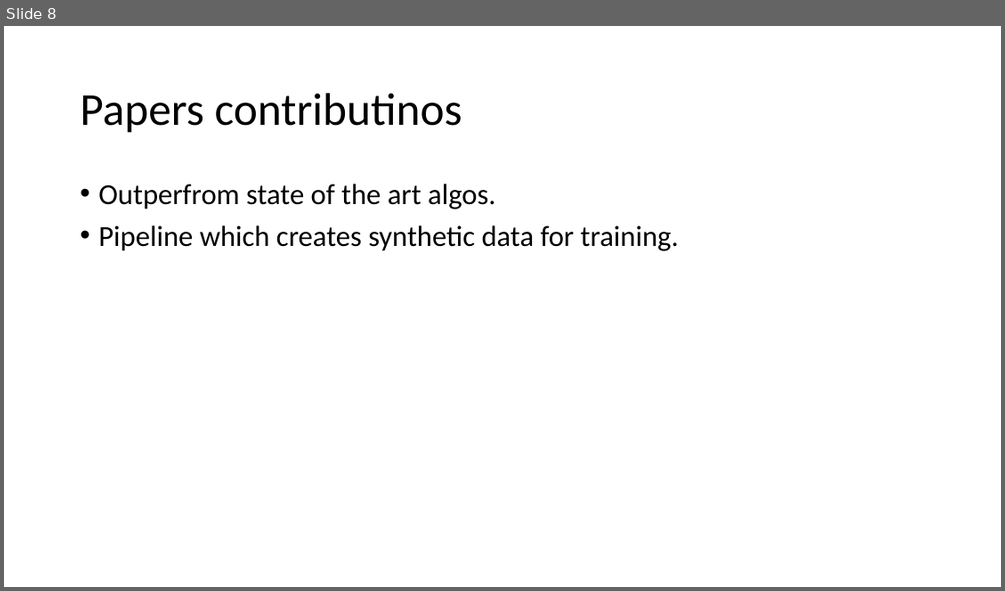
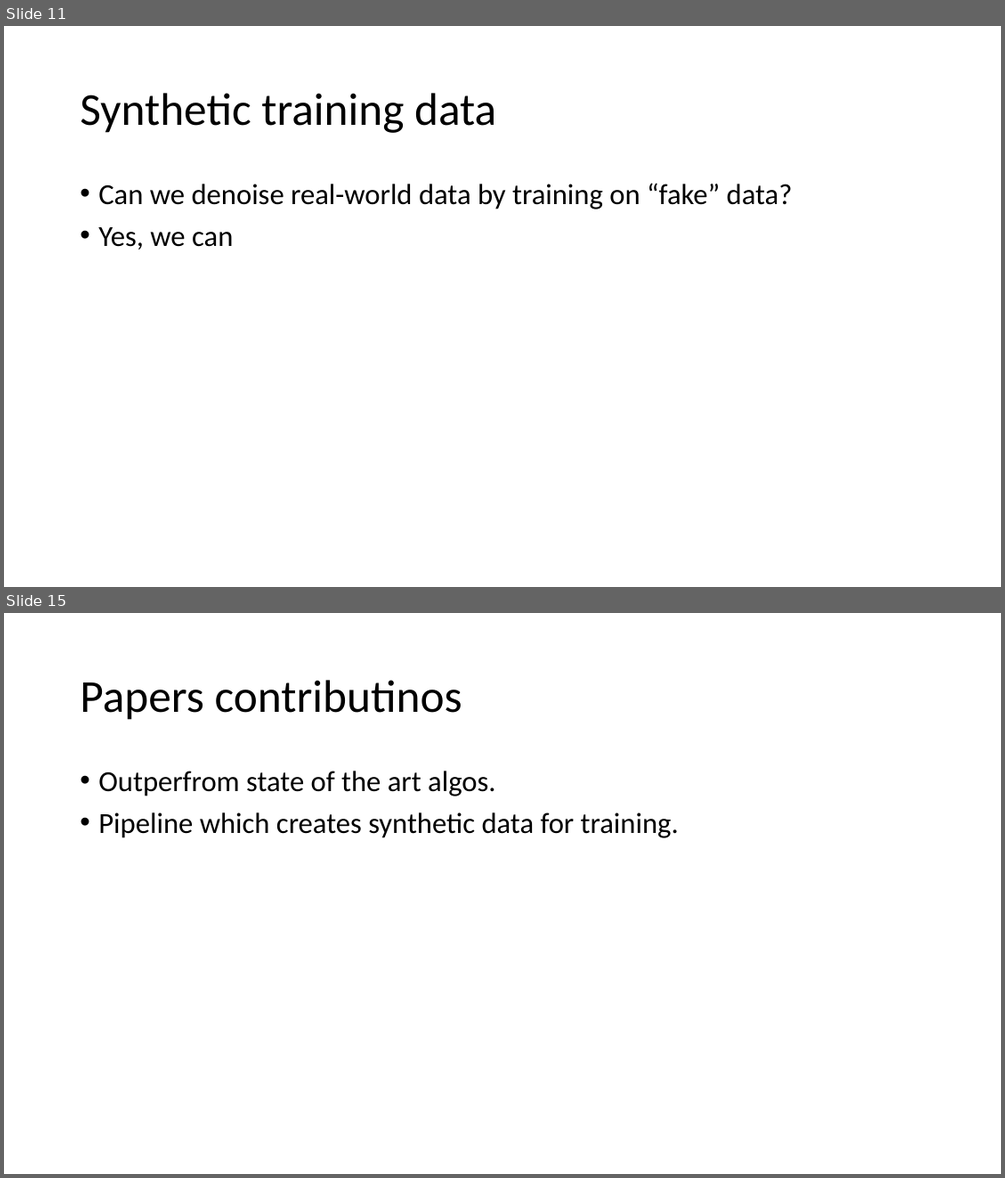
Before and after one commit to zhanglijian/DIP_Project, a slide deck: Burst Denoising with Kernel Prediction Networks.pptx. Shown one above the other, each under a label of ours: slide 8 before the commit, slides 11 and 15 after it; the slides between them are not shown. The pictures are 1005x591 and 1005x1178 pixels, drawn with LibreOffice and Linux fonts; fonts in the diff are those of the drawing. Boxes give left, top, right and bottom in pixels: in the first picture for what was removed or moved away, otherwise in the second. Text is boxed around its words. In the diff, an @@ line names an element or a change of style, - is before the commit and + after.

```diff
--- a/Burst Denoising with Kernel Prediction Networks.pptx
+++ b/Burst Denoising with Kernel Prediction Networks.pptx
@@ slide 11 added at (x1=4, y1=26, x2=1001, y2=587), background #FFFFFF @@
@@ title added at (x1=80, y1=93, x2=496, y2=133), 44 pt, text #000000 @@
+Synthetic training data
@@ text added at (x1=98, y1=183, x2=793, y2=249), 28 pt, text #000000 @@
+• Can we denoise real-world data by training on “fake” data?
+• Yes, we can
@@ what was slide 8 is now slide 15 @@
```
Also in this commit, not shown: 1 slide changed, 6 other slides added.
